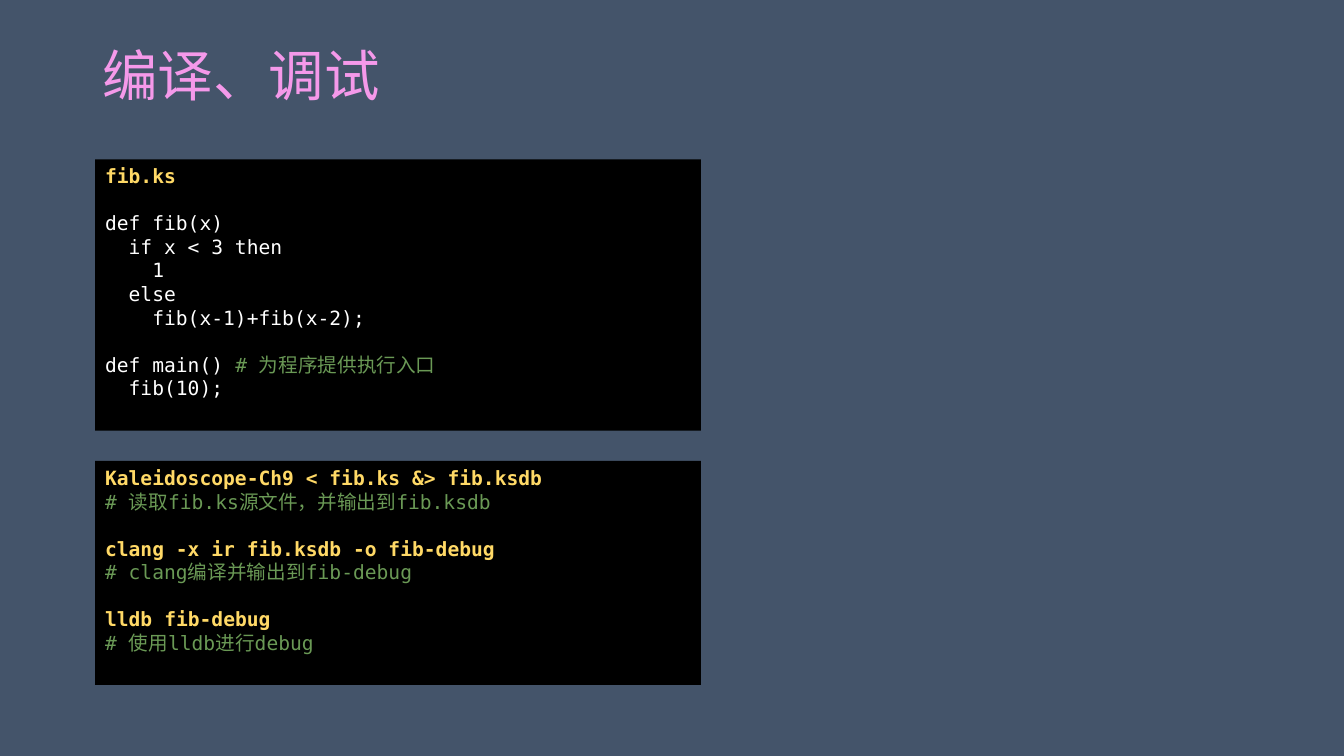
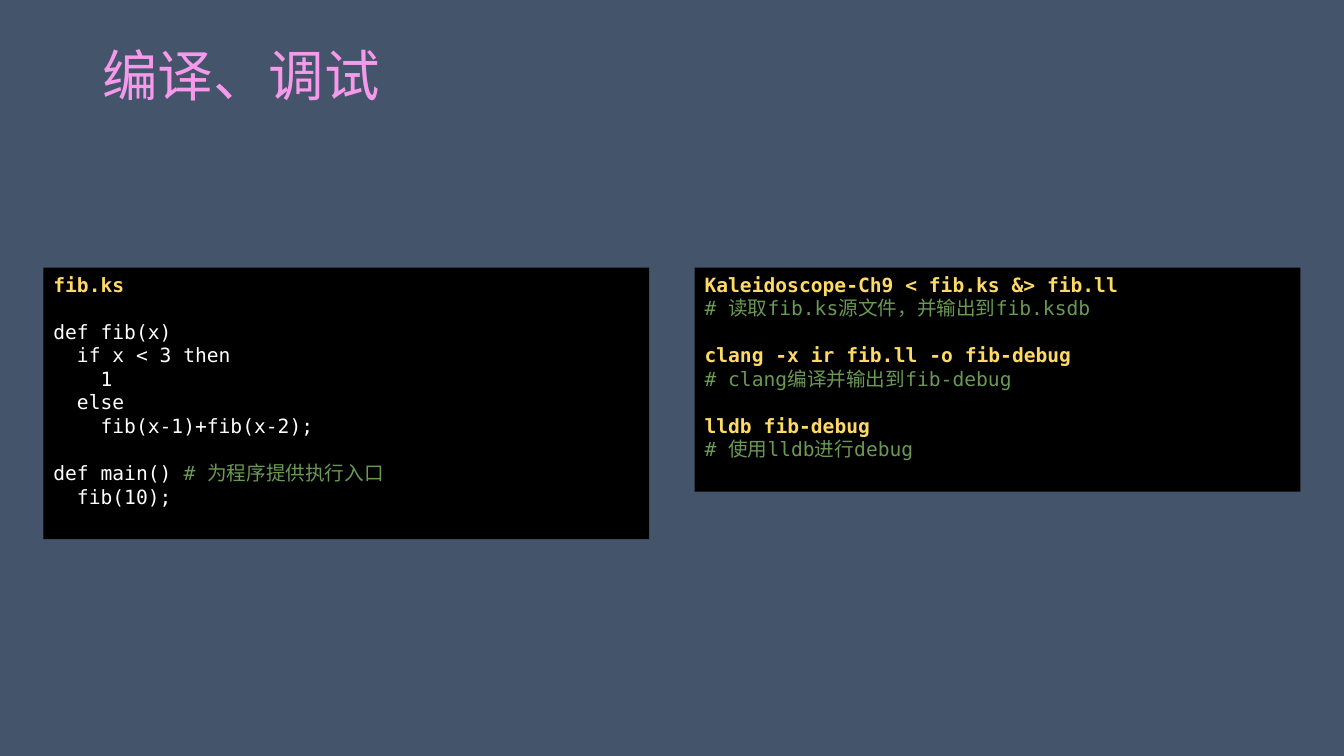
Before and after one commit to achieveartificialintelligence/download, a slide deck: slide 3 of Kaleidoscope/Ch9/Kaleidoscope.pptx. Drawn at 1344x756 pixels with LibreOffice and Linux fonts; fonts in the diff are those of the drawing. Boxes give left, top, right and bottom in pixels: in the first picture for what was removed or moved away, otherwise in the second. Text is boxed around its words. In the diff, an @@ line names an element or a change of style, - is before the commit and + after.

```diff
--- a/Kaleidoscope/Ch9/Kaleidoscope.pptx
+++ b/Kaleidoscope/Ch9/Kaleidoscope.pptx
@@ rectangle "fib.ks": place and size @@
-rectangle "fib.ks" at [95,159,701,431]
+rectangle "fib.ks" at [43,268,649,539]
@@ rectangle "Kaleidoscope-Ch9 < fib.ks &> fib.ll": place and size @@
-rectangle "Kaleidoscope-Ch9 < fib.ks &> fib.ll" at [95,461,701,685]
+rectangle "Kaleidoscope-Ch9 < fib.ks &> fib.ll" at [695,268,1301,492]
@@ text in rectangle at [705,276,1118,296]: text changed @@
-Kaleidoscope-Ch9 < fib.ks &> fib.ksdb
+Kaleidoscope-Ch9 < fib.ks &> fib.ll
@@ text in rectangle at [705,347,1071,366]: text changed @@
-clang -x ir fib.ksdb -o fib-debug
+clang -x ir fib.ll -o fib-debug
```
Also in this commit, not shown: 1 other slide changed.
